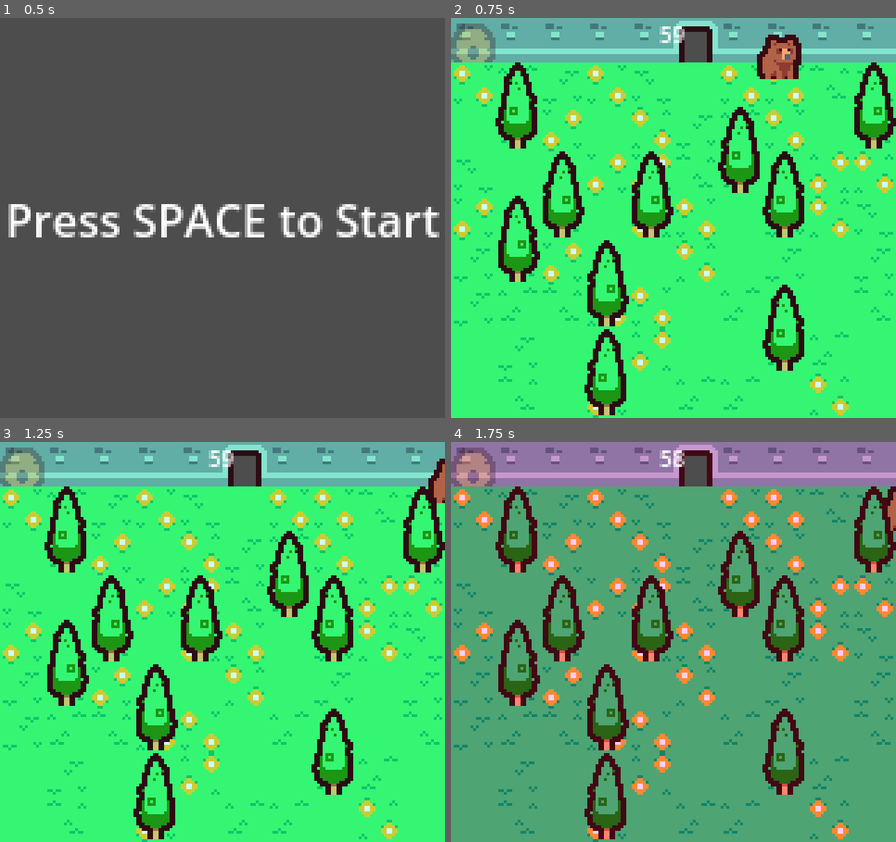
Above: before the commit, frames 1-4 (two rows, left to right).
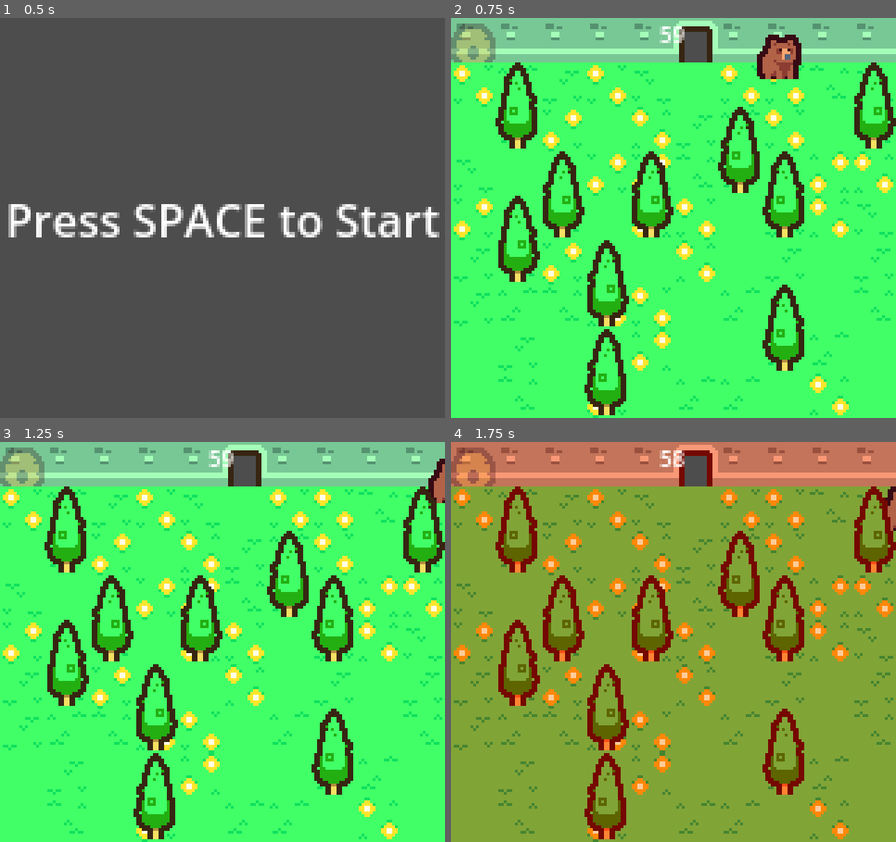
Above: after the commit, the same moments.

Repository: QuantumDamage/Seasonal-Consequences
Game: Godot game, scene res://scenes/MainMenu.tscn
The game is run twice, just before and just after one commit, with the same random seed, the same clock (stepped at 60 frames per second) and the same inputs.
Inputs:
- Up to frame 1 (0.5 s): no input
- Up to frame 2 (0.75 s): tap Space (ui_select) at 0.5 s; hold Right (ui_right) from 0.53 s (still down); tap U (pora_roku) at 0.6 s
- Up to frame 3 (1.25 s): keep holding Right (ui_right); tap Space (ui_select) at 0.77 s
- Up to frame 4 (1.75 s): release Right (ui_right) at 1.28 s; hold Down (ui_down) from 1.28 s (still down); tap U (pora_roku) at 1.35 s; tap Space (ui_select) at 1.52 s

Frame 1 is identical in both runs. In frame 2, 25% of the frame differs, in the area x 0-100%, y 0-100%; in frame 3, 26%; in frame 4, 99%.

Commit message:
better shader

Diff:
--- a/shaders/SeasonalShaderMaterial.gdshader
+++ b/shaders/SeasonalShaderMaterial.gdshader
@@ -1,22 +1,59 @@
 shader_type canvas_item;
-
 uniform int season : hint_range(0, 3); // 0: wiosna, 1: lato, 2: jesień, 3: zima
-
+vec3 adjust_color(vec3 color, vec3 add, vec3 multiply) {
+    return (color * multiply) + add;
+}
 void fragment() {
     vec4 tex_color = texture(TEXTURE, UV);
+    vec3 original = tex_color.rgb;
+    vec3 modified;
 
-    // Modyfikacje kolorów dla każdej pory roku
     if (season == 0) { // Wiosna
-        // Możesz zostawić oryginalny kolor
+        modified = original;
     } else if (season == 1) { // Lato
-        tex_color.r *= 0.8; // Zmniejsz czerwony dla ciemniejszej zieleni
-        tex_color.g *= 1.2; // Zwiększ zielony
+        modified = adjust_color(original, vec3(0.0, 0.1, 0.0), vec3(1.0, 1.2, 0.9));
     } else if (season == 2) { // Jesień
-        tex_color.r *= 1.2; // Zwiększ czerwony
-        tex_color.g *= 0.8; // Zmniejsz zielony
+        modified = adjust_color(original, vec3(0.2, 0.0, -0.1), vec3(1.2, 0.8, 0.7));
     } else { // Zima
-        tex_color.rgb = mix(tex_color.rgb, vec3(0.9), 0.5); // Rozjaśnij i dodaj bieli
+        modified = adjust_color(original, vec3(0.1, 0.1, 0.2), vec3(0.8, 0.8, 1.1));
     }
 
-    COLOR = tex_color;
+    // Dostosowanie kolorów specyficznych dla tilemapy
+    if (original == vec3(0.2549, 0.8039, 0.4510)) { // #41CD73 - trawa
+        if (season == 2) { // Jesień
+            modified = mix(modified, vec3(0.8, 0.4, 0.1), 0.5); // Bardziej brązowa
+        } else if (season == 3) { // Zima
+            modified = mix(modified, vec3(0.85, 0.9, 0.95), 0.8); // Bardziej biała, oszroniona
+        }
+    } else if (original == vec3(0.0588, 0.6471, 0.4118)) { // #0FA569 - chwast
+        if (season == 2) { // Jesień
+            modified = mix(modified, vec3(0.7, 0.3, 0.1), 0.6); // Bardziej pomarańczowa
+        } else if (season == 3) { // Zima
+            modified = mix(modified, vec3(0.75, 0.8, 0.85), 0.9); // Bardziej biało-szara, zamarznięta
+        }
+    } else if (original == vec3(1.0, 0.6667, 0.1961)) { // #FFAA32 - płatki kwiatu
+        if (season == 2) { // Jesień
+            modified = mix(modified, vec3(0.8, 0.2, 0.1), 0.5); // Bardziej czerwona
+        } else if (season == 3) { // Zima
+            modified = mix(modified, vec3(0.85, 0.87, 0.9), 0.95); // Biało-szara, zamarznięta
+        }
+    } else if (original == vec3(1.0, 1.0, 1.0)) { // #FFFFFF - środek kwiatu
+        if (season == 3) { // Zima
+            modified = mix(modified, vec3(0.8, 0.82, 0.85), 0.7); // Lekko szary, zamarznięty
+        }
+    } else if (original == vec3(0.2549, 0.8431, 0.8431)) { // #41D7D7 - woda
+        if (season == 2) { // Jesień
+            modified = mix(modified, vec3(0.2, 0.4, 0.6), 0.3); // Ciemniejsza
+        } else if (season == 3) { // Zima
+            modified = mix(modified, vec3(0.8, 0.9, 1.0), 0.7); // Jaśniejsza, bardziej zamarznięta
+        }
+    } else if (original == vec3(0.1373, 0.4902, 0.0784)) { // #237D14 - ciemniejszy kawałek drzewa
+        if (season == 2) { // Jesień
+            modified = mix(modified, vec3(0.4, 0.2, 0.1), 0.5); // Bardziej brązowa
+        } else if (season == 3) { // Zima
+            modified = mix(modified, vec3(0.4, 0.42, 0.45), 0.6); // Ciemniejsza, szarawa z odrobiną bieli
+        }
+    }
+
+    COLOR = vec4(modified, tex_color.a);
 }
